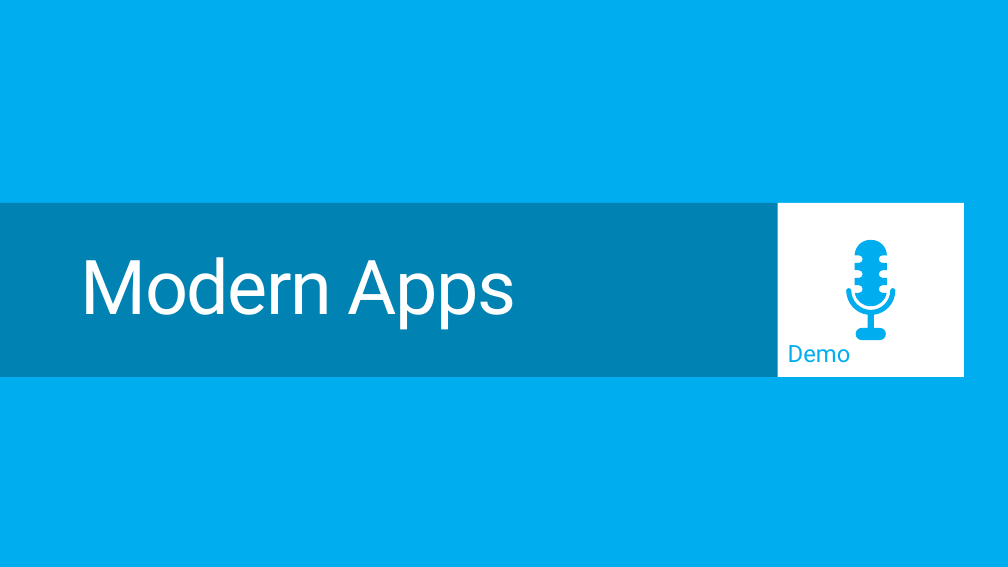
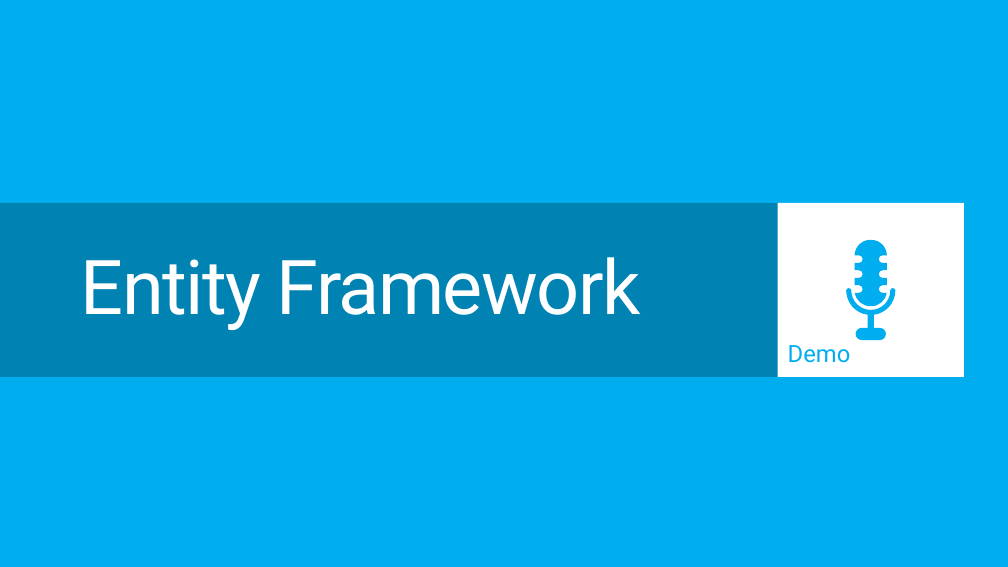
Before and after one commit to raz2/PRESENTATION-WindowsAzureWebSites, a slide deck: slide 6 of WindowsAzureWebSites.pptx. Drawn at 1008x567 pixels with LibreOffice and Linux fonts; fonts in the diff are those of the drawing. Boxes give left, top, right and bottom in pixels: in the first picture for what was removed or moved away, otherwise in the second. Text is boxed around its words. In the diff, an @@ line names an element or a change of style, - is before the commit and + after.

```diff
--- a/WindowsAzureWebSites.pptx
+++ b/WindowsAzureWebSites.pptx
@@ title at (x1=81, y1=257, x2=641, y2=330): text changed @@
-Modern Apps
+Entity Framework
```
Also in this commit, not shown: 7 other slides changed, 1 slide added.
